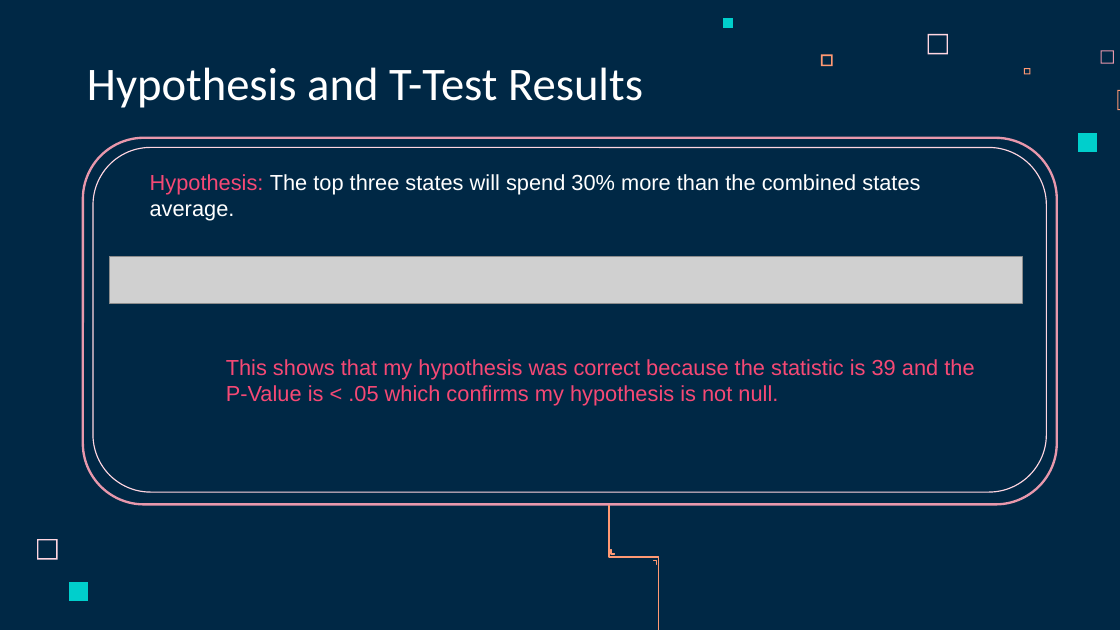
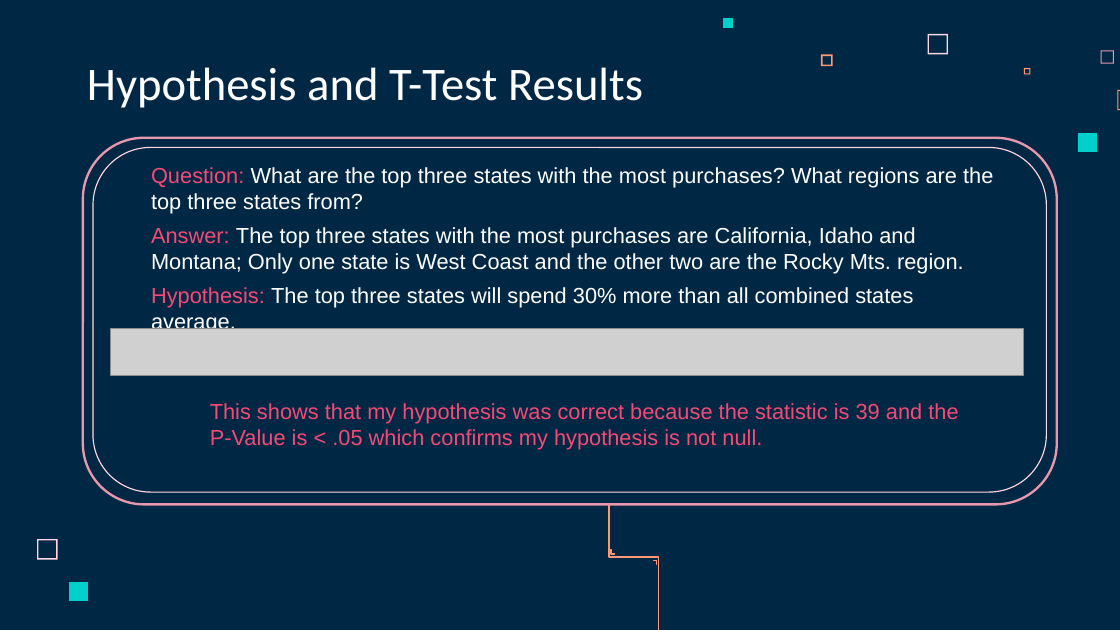
Before and after one commit to stephanieesamperio/project-1, a slide deck: slide 9 of Project_Presentation.pptx. Drawn at 1120x630 pixels with LibreOffice and Linux fonts; fonts in the diff are those of the drawing; grey boxes stand for pictures. Boxes give left, top, right and bottom in pixels: in the first picture for what was removed or moved away, otherwise in the second. Text is boxed around its words. In the diff, an @@ line names an element or a change of style, - is before the commit and + after.

```diff
--- a/Project_Presentation.pptx
+++ b/Project_Presentation.pptx
@@ text added at bbox=[151, 167, 993, 214], 14 pt, text #FFFFFF @@
+  Question: What are the top three states with the most purchases? What regions are the top three states from?
@@ text added at bbox=[151, 227, 964, 273], 14 pt, text #FFFFFF @@
+  Answer: The top three states with the most purchases are California, Idaho and Montana; Only one state is West Coast and the other two are the Rocky Mts. region.
@@ text at bbox=[151, 287, 913, 334]: text changed @@
-  Hypothesis: The top three states will spend 30% more than the combined states average.
+  Hypothesis: The top three states will spend 30% more than all combined states average.
@@ picture: place and size @@
-picture at bbox=[109, 256, 1021, 304]
+picture at bbox=[111, 329, 1024, 376]
@@ text "This shows that my hypothesis ...": place and size @@
-text "This shows that my hypothesis ..." at bbox=[226, 359, 974, 406]
+text "This shows that my hypothesis ..." at bbox=[210, 403, 958, 450]
```
